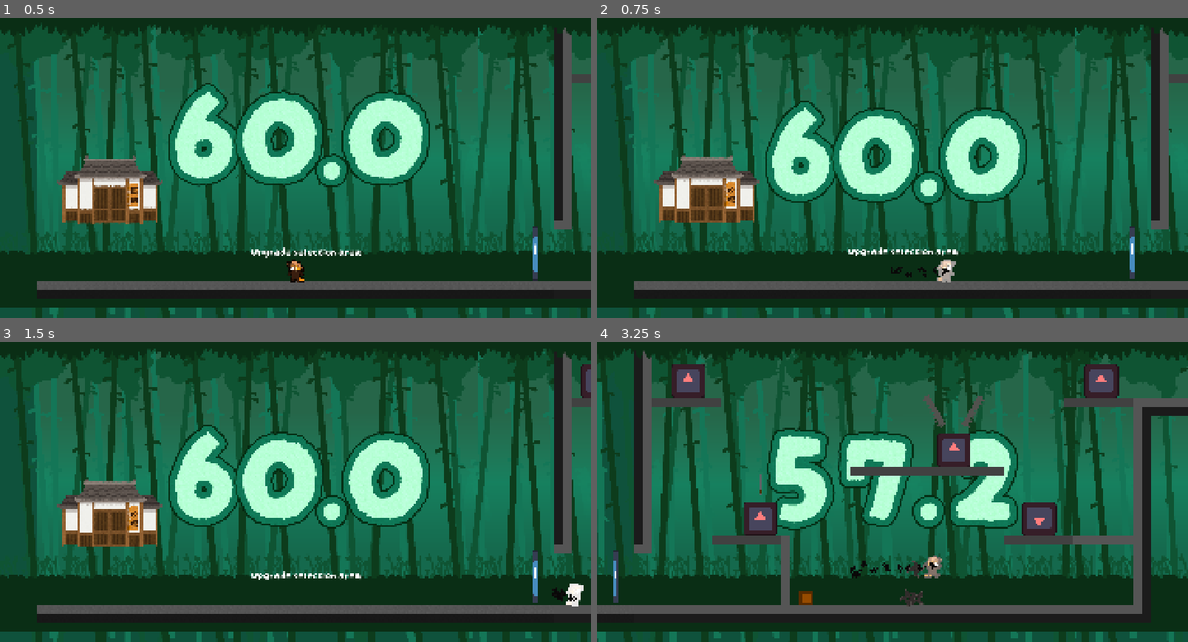
Above: before the commit, frames 1-4 (two rows, left to right).
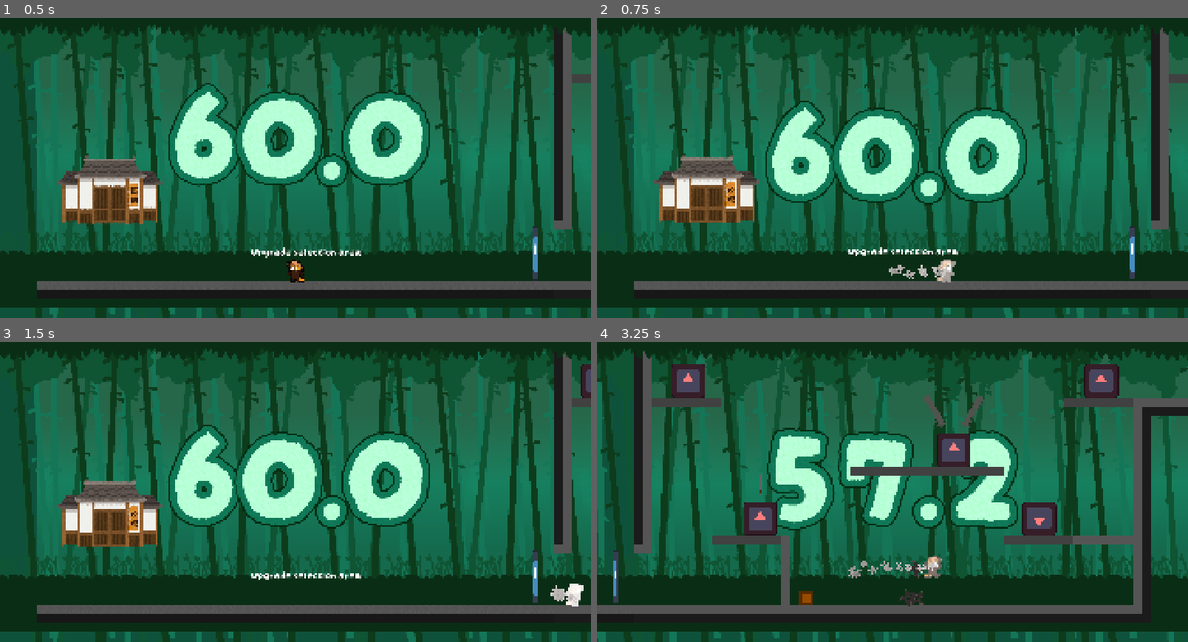
Above: after the commit, the same moments.

Repository: Tyrannicodin/GMTK-jam-2026
Game: Godot game, scene res://game/game.tscn
Same seed, same stepped clock (60 frames per second), same inputs: the game is played once before the commit and once after it. This scene is started directly instead of the project's main scene. The engine's default icon, where the game draws it, is replaced by a stand-in: a white triangle on a blue panel in a dark square.
Inputs (mouse positions are in pixels of both pictures, inside the frame that each line leads up to):
- Up to frame 1 (0.5 s): no input
- Up to frame 2 (0.75 s): move the mouse to (1022, 135) at 0.52 s; hold D (right) from 0.53 s (still down); tap C (dash) at 0.6 s; click (1022, 135) at 0.67 s
- Up to frame 3 (1.5 s): keep holding D (right); tap Space (jump) at 0.77 s; move the mouse to (177, 492) at 1.27 s; tap C (dash) at 1.35 s
- Up to frame 4 (3.25 s): tap Space (jump) at 1.52, 3.02 s; move the mouse to (951, 402) at 2.02 s; release D (right) at 2.03 s; hold A (left) 2.03-2.78 s; tap E (interact) at 2.1 s; tap C (dash) at 2.3, 3.05 s; move the mouse to (862, 543) at 2.77 s; hold D (right) from 2.78 s (still down); tap Shift (special) at 2.85 s; click (862, 543) at 2.92 s

Frame 1 is identical in both runs. In frame 2, 0.2% of the frame differs, in the area x 49-60%, y 82-87%; in frame 3, 0.1%; in frame 4, 0.2%, in the area x 42-58%, y 72-79%.

Commit message:
dash effect done fr

Diff:
--- a/game/player/dash_particles.gd
+++ b/game/player/dash_particles.gd
@@ -4,7 +4,7 @@
 	emitting = false
 
 func emit_for_time(time: float, dash_direction: Vector2):
-	direction = dash_direction * -1
+	direction = dash_direction * -.1
 
 	emitting = true
 
--- a/game/player/player.tscn
+++ b/game/player/player.tscn
@@ -9,7 +9,7 @@
 [ext_resource type="Texture2D" uid="uid://d1sj3k2ln8qjj" path="res://assets/panda/panda3.png" id="4_5fytw"]
 [ext_resource type="Script" uid="uid://dx4xnqkbaeiyo" path="res://game/player/input_buffer.gd" id="8_epvkq"]
 [ext_resource type="Script" uid="uid://is8k5ng0s58f" path="res://game/player/dash_particles.gd" id="9_5ghna"]
-[ext_resource type="Texture2D" uid="uid://bmhjgt5fmhqj3" path="res://assets/attacks/ninja_syuriken2.png" id="9_j0mij"]
+[ext_resource type="Texture2D" uid="uid://b7sgsi0gy2kpf" path="res://assets/attacks/ninja_syuriken2_white.png" id="9_j0mij"]
 
 [sub_resource type="ShaderMaterial" id="ShaderMaterial_anr75"]
 shader = ExtResource("2_epvkq")
@@ -68,6 +68,13 @@
 
 [sub_resource type="ViewportTexture" id="ViewportTexture_anr75"]
 viewport_path = NodePath("SubViewport")
+
+[sub_resource type="Curve" id="Curve_j0mij"]
+_data = [Vector2(0, 1), 0.0, 0.0, 0, 0, Vector2(1, 0), 0.0, 0.0, 0, 0]
+point_count = 2
+
+[sub_resource type="Gradient" id="Gradient_leid8"]
+colors = PackedColorArray(1, 1, 1, 1, 0.07683582, 0.07683582, 0.07683582, 1)
 
 [node name="Player" type="CharacterBody2D" unique_id=1018705283]
 z_index = 1
@@ -129,7 +136,8 @@
 initial_velocity_max = 100.0
 angle_min = -81.0
 angle_max = 205.5
-scale_amount_min = 0.02
-scale_amount_max = 0.05
-color = Color(0.19076231, 0.19076231, 0.19076234, 1)
+scale_amount_min = 0.03
+scale_amount_max = 0.07
+scale_amount_curve = SubResource("Curve_j0mij")
+color_ramp = SubResource("Gradient_leid8")
 script = ExtResource("9_5ghna")
Binary file added: assets/attacks/ninja_syuriken2_white.png
Not shown, added: assets/attacks/ninja_syuriken2_white.png.import
